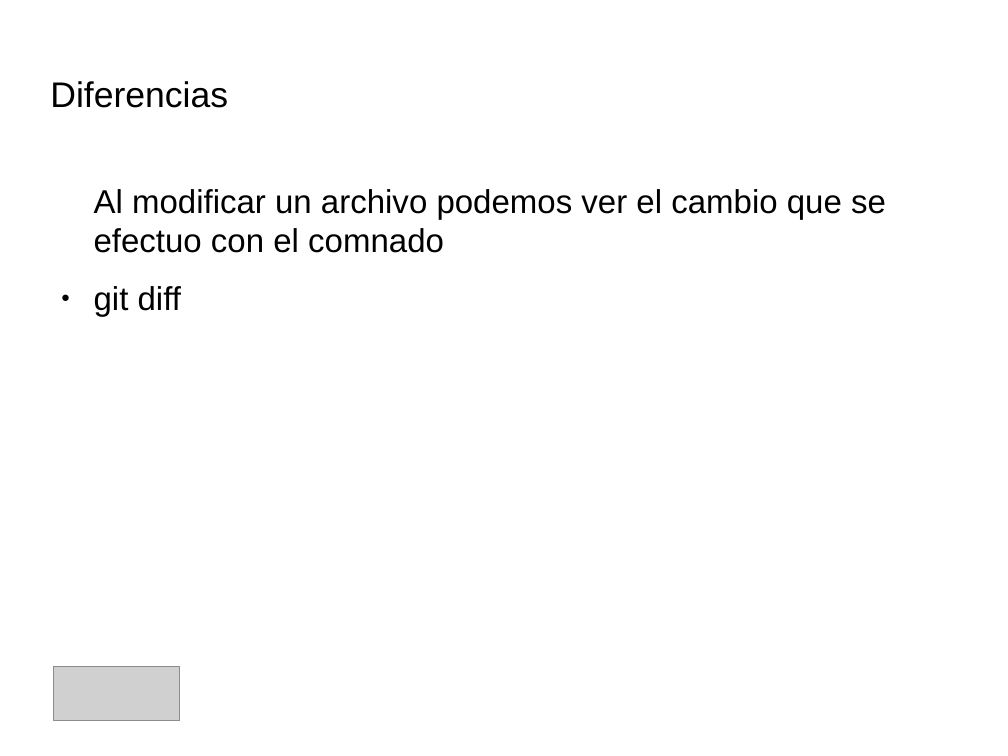
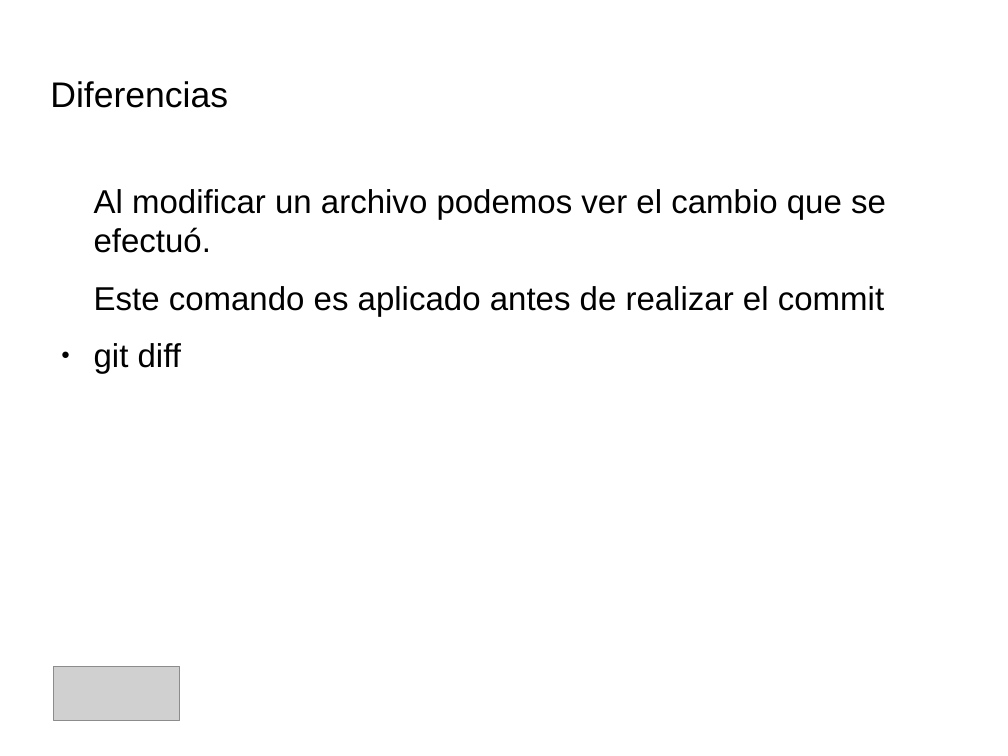
Before and after one commit to IllanPedro/Hardware, a slide deck: slide 17 of CursoGIT,GITHUB,SOURCETREE/Precentacion_Git.odp (slide 20 before the commit). Drawn at 1008x756 pixels with LibreOffice and Linux fonts; fonts in the diff are those of the drawing; grey boxes stand for pictures; background and template pictures are left out. Boxes give left, top, right and bottom in pixels: in the first picture for what was removed or moved away, otherwise in the second. Text is boxed around its words. In the diff, an @@ line names an element or a change of style, - is before the commit and + after.

```diff
--- a/CursoGIT,GITHUB,SOURCETREE/Precentacion_Git.odp
+++ b/CursoGIT,GITHUB,SOURCETREE/Precentacion_Git.odp
@@ text at bbox=[94, 189, 886, 316]: text changed @@
-Al modificar un archivo podemos ver el cambio que se efectuo con el comnado
+Al modificar un archivo podemos ver el cambio que se efectuó.
+Este comando es aplicado antes de realizar el commit
```
Also in this commit, not shown: 12 other slides changed, 5 slides added, 2 slides removed, 4 other files.
